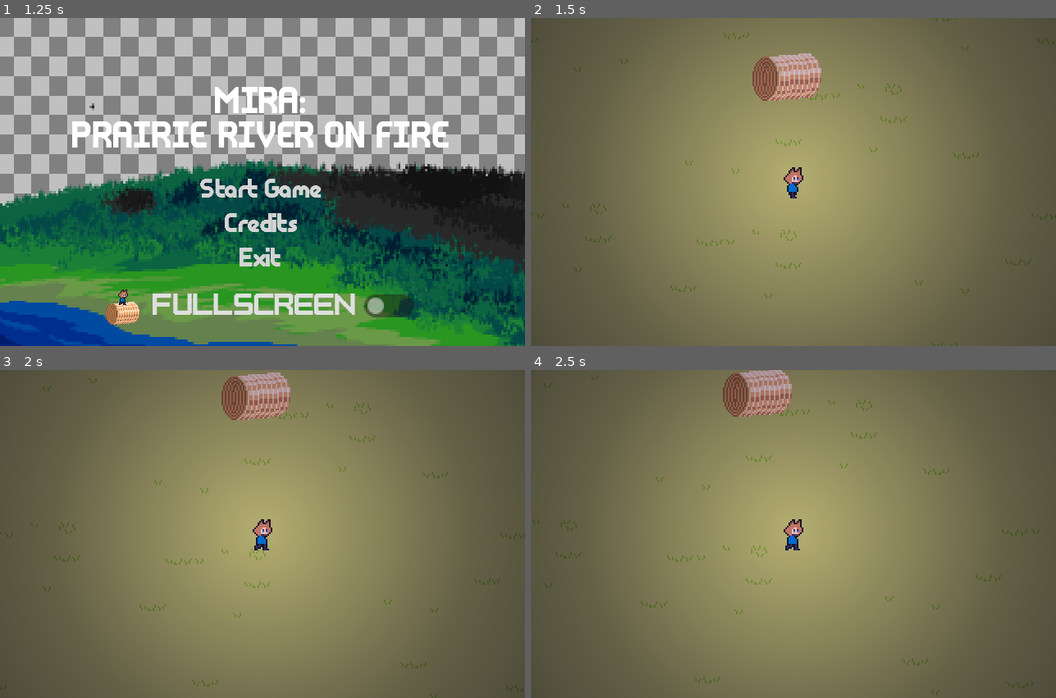
Above: before the commit, frames 1-4 (two rows, left to right).
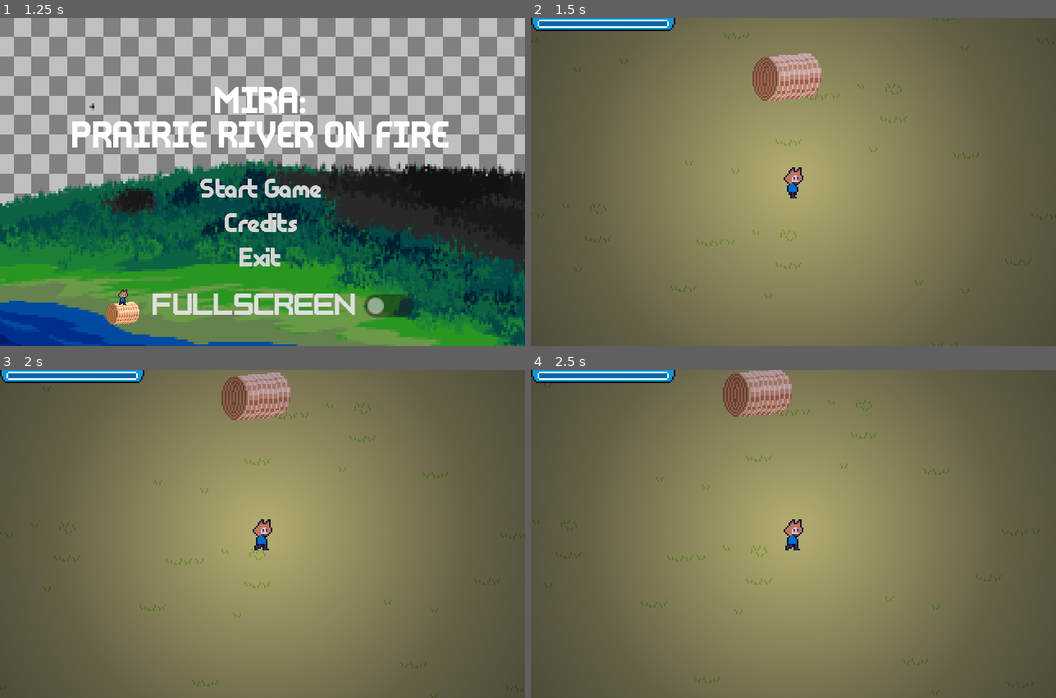
Above: after the commit, the same moments.

Repository: ColtonPhillips/its-spreading
Game: Godot game, scene res://scenes/gui/main_menu/main_menu.tscn
The game is run twice, just before and just after one commit, with the same random seed, the same clock (stepped at 60 frames per second) and the same inputs. Sound files missing from this copy of the repository are replaced by a short silence.
Inputs:
- Up to frame 1 (1.25 s): hold D (move_right) from 0.53 s (still down)
- Up to frame 2 (1.5 s): tap Enter at 1.25 s; release D (move_right) at 1.28 s; hold S (move_down) from 1.28 s (still down)
- Up to frame 3 (2 s): keep holding S (move_down)
- Up to frame 4 (2.5 s): release S (move_down) at 2.03 s; hold D (move_right) from 2.03 s (still down)

Frame 1 is identical in both runs. In frame 2, 1.1% of the frame differs, in the area x 0-28%, y 0-4%; in frame 3, 1.1%; in frame 4, 1.1%.

Commit message:
add exp bar. fix gui so it kinda works.

Diff:
--- /dev/null
+++ b/scenes/components/exp_bar_component/exp_bar_component.gd
@@ -0,0 +1,19 @@
+class_name ExpBarComponent
+extends Node
+
+@onready var texture_progress_bar = $TextureProgressBar
+var playerStatsComponent: PlayerStatsComponent
+
+# Called when the node enters the scene tree for the first time.
+func _ready():
+	playerStatsComponent = Global.player.stats_component
+	texture_progress_bar.value = playerStatsComponent.exp
+	texture_progress_bar.max_value = playerStatsComponent.max_exp
+	texture_progress_bar.min_value = 0
+	playerStatsComponent.exp_changed.connect( func():
+		set_texture_progress()
+	)
+	set_texture_progress()
+
+func set_texture_progress():
+	texture_progress_bar.value = playerStatsComponent.exp
--- /dev/null
+++ b/scenes/components/exp_bar_component/exp_bar_component.tscn
@@ -0,0 +1,15 @@
+[gd_scene load_steps=4 format=3 uid="uid://cdlpg5jr6471u"]
+
+[ext_resource type="Script" path="res://scenes/components/exp_bar_component/exp_bar_component.gd" id="1_6dl4t"]
+[ext_resource type="Texture2D" uid="uid://dve7m7egxlnr" path="res://res/art/gui/exp/exp_under.png" id="2_6bk6m"]
+[ext_resource type="Texture2D" uid="uid://dep5ppxt8bl7h" path="res://res/art/gui/exp/exp_progress.png" id="3_e7bad"]
+
+[node name="ExpBarComponent" type="CanvasLayer"]
+script = ExtResource("1_6dl4t")
+
+[node name="TextureProgressBar" type="TextureProgressBar" parent="."]
+offset_right = 88.0
+offset_bottom = 8.0
+texture_under = ExtResource("2_6bk6m")
+texture_progress = ExtResource("3_e7bad")
+texture_progress_offset = Vector2(5, 0)
--- a/scenes/components/stats/player_stats_component.gd
+++ b/scenes/components/stats/player_stats_component.gd
@@ -1,8 +1,25 @@
 class_name PlayerStatsComponent
 extends ActorStatsComponent
 
-var exp = 1
 var pstats: PlayerStats
 func _ready():
+	super()
 	pstats = stats
 	exp = pstats.exp
+
+
+# Create the health variable and connect a setter
+var max_exp: int = 100
+var exp: int = 0:
+	set(value):
+		exp = value
+
+		# Signal out that the exp has changed
+		exp_changed.emit()
+
+		# Signal out when exp is at 0
+		if exp >= max_exp: level_up.emit()
+
+# Create our signals for exp
+signal exp_changed() # Emit when the exp value has changed
+signal level_up() # Emit when there is no health left
--- a/scenes/gameplay/loot/pickup.gd
+++ b/scenes/gameplay/loot/pickup.gd
@@ -12,6 +12,7 @@
 		move_component.velocity = direction * move_speed
 
 		if global_position.distance_to(player.global_position) < 2.0:
+			Global.player.stats_component.exp += 5
 			queue_free()
 
 func chase_player():
--- /dev/null
+++ b/scenes/gui/gameplay/gui_gameplay.gd
@@ -0,0 +1,5 @@
+extends Node2D
+
+# Called when the node enters the scene tree for the first time.
+func _ready():
+	pass
--- /dev/null
+++ b/scenes/gui/gameplay/gui_gameplay.tscn
@@ -0,0 +1,9 @@
+[gd_scene load_steps=3 format=3 uid="uid://ow0h34umieqd"]
+
+[ext_resource type="Script" path="res://scenes/gui/gameplay/gui_gameplay.gd" id="1_5ucst"]
+[ext_resource type="PackedScene" uid="uid://cdlpg5jr6471u" path="res://scenes/components/exp_bar_component/exp_bar_component.tscn" id="1_c74ic"]
+
+[node name="GUIGameplay" type="Node2D"]
+script = ExtResource("1_5ucst")
+
+[node name="ExpBarComponent" parent="." instance=ExtResource("1_c74ic")]
--- a/scenes/player/player.tscn
+++ b/scenes/player/player.tscn
@@ -8,10 +8,10 @@
 [ext_resource type="Script" path="res://scenes/components/movement/move_input_component.gd" id="3_ptxy4"]
 [ext_resource type="PackedScene" uid="uid://csafkqwts3rfk" path="res://scenes/gameplay/projectiles/projectiles/water_orb_projectile.tscn" id="4_r3uhc"]
 [ext_resource type="Resource" uid="uid://ci047nbwo55s2" path="res://resources/stats/player/player_stats.tres" id="5_4c67a"]
+[ext_resource type="Script" path="res://scenes/components/stats/player_stats_component.gd" id="5_qbk8r"]
 [ext_resource type="AudioStream" uid="uid://vs343xtxovq0" path="res://res/sound/sfx/exp_pickup.wav" id="6_7leyi"]
 [ext_resource type="Script" path="res://scenes/components/sound/variable_pitch_audio_stream_player.gd" id="7_5wn3i"]
 [ext_resource type="PackedScene" uid="uid://be7cq2knfj5bf" path="res://scenes/components/health/health_bar_component.tscn" id="7_h60ml"]
-[ext_resource type="Script" path="res://scenes/components/stats/actor_stats_component.gd" id="10_heau0"]
 [ext_resource type="Texture2D" uid="uid://b3yhq4mnobip1" path="res://res/art/gameplay/lighting/actor_highres_light.png" id="13_8qh5f"]
 
 [sub_resource type="AtlasTexture" id="AtlasTexture_yjc6a"]
@@ -109,7 +109,7 @@
 move_component = NodePath("../MoveComponent")
 
 [node name="PlayerStatsComponent" type="Node" parent="."]
-script = ExtResource("10_heau0")
+script = ExtResource("5_qbk8r")
 stats = ExtResource("5_4c67a")
 
 [node name="HealthBarComponent" parent="." node_paths=PackedStringArray("actorStatsComponent") instance=ExtResource("7_h60ml")]
--- a/scenes/world.tscn
+++ b/scenes/world.tscn
@@ -7,6 +7,7 @@
 [ext_resource type="PackedScene" uid="uid://dkiuk5y53nmy2" path="res://scenes/gameplay/enemy/enemies/wisp_enemy.tscn" id="4_y0un6"]
 [ext_resource type="Script" path="res://scenes/gameplay/spawn_info.gd" id="5_7m54o"]
 [ext_resource type="PackedScene" uid="uid://boxf2pg7c1da4" path="res://scenes/gameplay/testing_chamber.tscn" id="7_3lalr"]
+[ext_resource type="PackedScene" uid="uid://ow0h34umieqd" path="res://scenes/gui/gameplay/gui_gameplay.tscn" id="9_e0dv3"]
 [ext_resource type="AudioStream" uid="uid://b2rln4mnh1h5c" path="res://res/sound/music/DarkTheme.mp3" id="9_prxxj"]
 
 [sub_resource type="Resource" id="Resource_3yj5a"]
@@ -94,9 +95,11 @@
 y_sort_enabled = true
 position = Vector2(-1646, -1041)
 
+[node name="CanvasModulate" type="CanvasModulate" parent="YSortableSceneGraph"]
+color = Color(0.454902, 0.454902, 0.639216, 1)
+
+[node name="GUIGameplay" parent="." instance=ExtResource("9_e0dv3")]
+
 [node name="AudioStreamPlayer" type="AudioStreamPlayer" parent="."]
 stream = ExtResource("9_prxxj")
 autoplay = true
-
-[node name="CanvasModulate" type="CanvasModulate" parent="."]
-color = Color(0.454902, 0.454902, 0.639216, 1)
Binary file added: res/art/gui/exp/exp_progress.png
Not shown, added: res/art/gui/exp/exp_progress.png.import
Binary file added: res/art/gui/exp/exp_under.png
Not shown, added: res/art/gui/exp/exp_under.png.import
Not shown: 1 places in scenes/world.tscn that only renumber resources
